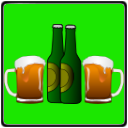
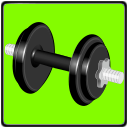
Comparing the layer stacks of the two 128px x 128px images. Changes:
added layer "hantel.svg" above "beer3.svg-Kopie" over bbox(4, 22, 124, 106)
hid "beer3.svg-Kopie" over bbox(4, 24, 124, 104)
painted on "Hintergrund" over bbox(4, 4, 124, 124)
